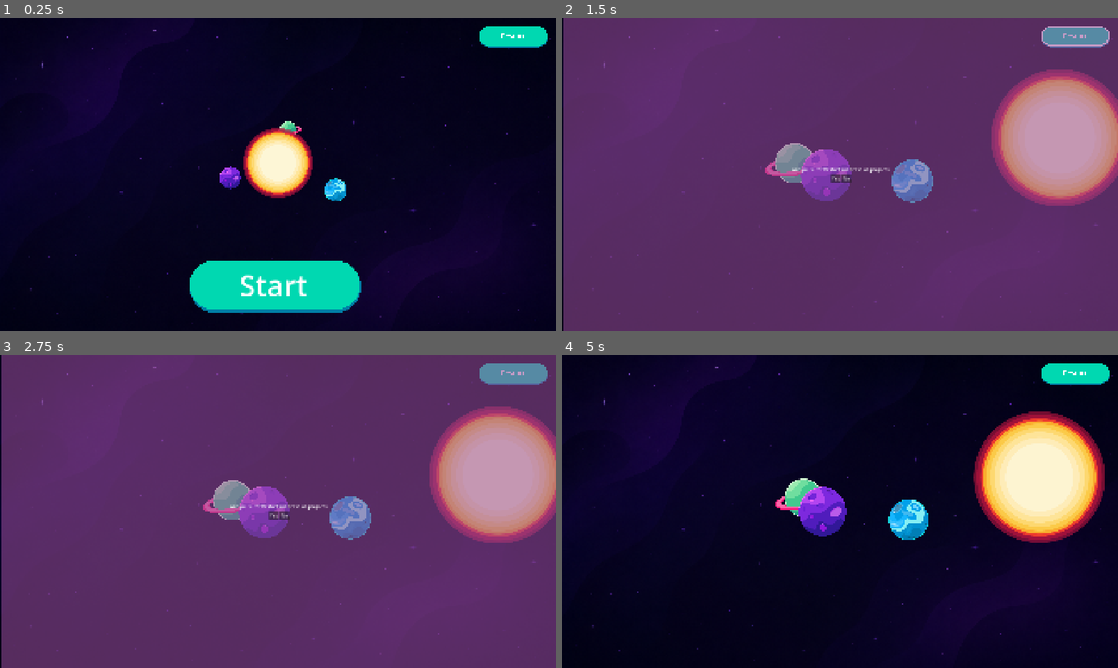
Above: before the commit, frames 1-4 (two rows, left to right).
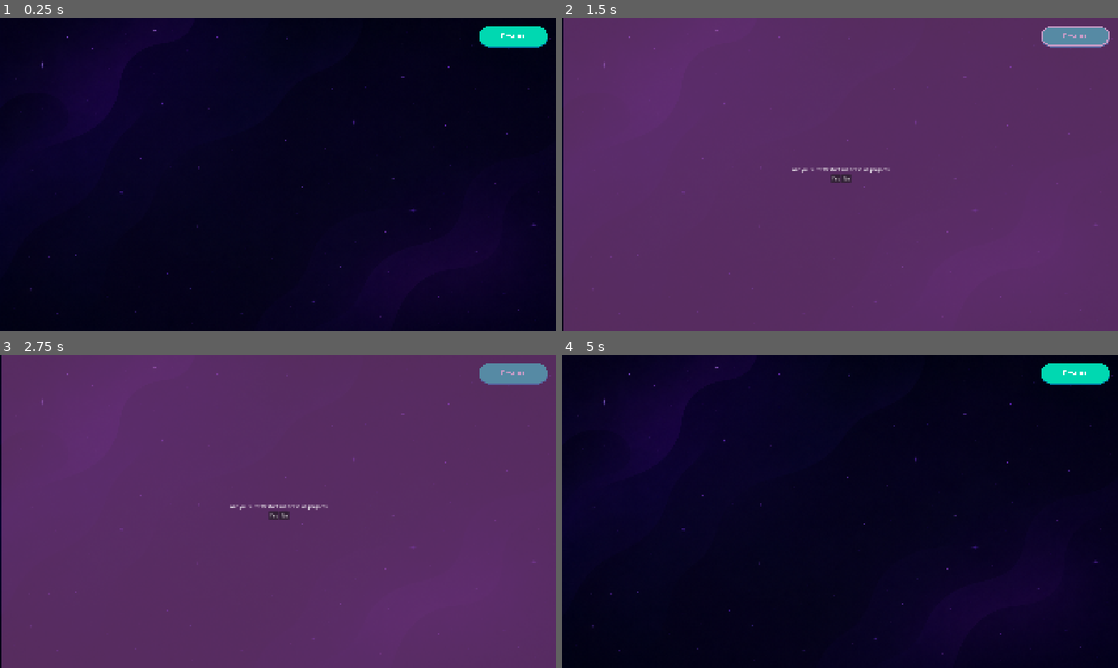
Above: after the commit, the same moments.

Repository: DanilLvov/GamificationTool
Game: Godot game, scene res://Scenes/Menu.tscn
The game is run twice, just before and just after one commit, with the same random seed, the same clock (stepped at 60 frames per second) and the same inputs.
Inputs (mouse positions are in pixels of both pictures, inside the frame that each line leads up to):
- Up to frame 1 (0.25 s): no input
- Up to frame 2 (1.5 s): click (840, 287) at 0.52 s; click "Restart" at 1.25 s
- Up to frame 3 (2.75 s): click "Restart" at 2 s
- Up to frame 4 (5 s): click "Restart" at 2.75 s; click "Yes" at 3.5 s; click (840, 624) at 4.27 s

The runs differ from the first frame. In frame 1, 7.6% of the frame differs, in the area x 34-65%, y 32-95%; in frame 2, 11%, in the area x 36-100%, y 16-60%; in frame 3, 11%; in frame 4, 10%.
Error after the commit: Parse Error: Static function "create_code_snippet()" not found in base "UIFactory". (res://Scripts/minigame_controller.gd:569)

Commit message:
Code Snippet: added Code Snippet creation and usage

Diff:
--- /dev/null
+++ b/Database/minigames.json
@@ -0,0 +1,144 @@
+{
+	  "0": {
+		"name": "StartMenu",
+		"state": "START",
+		"next_scene": 1
+	  },
+	  "1": {
+		"name": "SpecializationChoice",
+		"state": "SPECIALIZATION_CHOICE",
+		"next_scene": 2
+	  },
+	  "2": {
+		"name": "Intro",
+		"state": "CUTSCENE",
+		"cutscene_id": 0,
+		"next_scene": 3
+	  },
+	  "3": {
+		"name": "Mingame 1",
+		"state": "MINIGAME",
+		"next_scene": 4,
+		"next_scene_fail": 5
+	  },
+	  "4": {
+		"name": "Mingame 1 Success",
+		"state": "CUTSCENE",
+		"cutscene_id": 2,
+		"next_scene": 6
+	  },
+	  "5": {
+		"name": "Minigame 1 Fail",
+		"state": "CUTSCENE",
+		"cutscene_id": 3,
+		"next_scene": 6
+	  },
+	  "6": {
+		"name": "Next Minigame 1",
+		"state": "CUTSCENE",
+		"cutscene_id": 1,
+		"next_scene": 7
+	  },
+	  "7": {
+		"name": "Minigame 2",
+		"state": "MINIGAME",
+		"next_scene": 8,
+		"next_scene_fail": 9,
+		"next_scene_complete_fail": 1
+	  },
+	  "8": {
+		"name": "Mingame 2 Success",
+		"state": "CUTSCENE",
+		"cutscene_id": 0,
+		"next_scene": 10
+	  },
+	  "9": {
+		"name": "Minigame 2 Fail",
+		"state": "CUTSCENE",
+		"cutscene_id": 0,
+		"next_scene": 10
+	  },
+	  "10": {
+		"name": "Next Minigame 2",
+		"state": "CUTSCENE",
+		"cutscene_id": 0,
+		"next_scene": 11
+	  },
+	  "11": {
+		"name": "Minigame 3",
+		"state": "MINIGAME",
+		"next_scene": 12,
+		"next_scene_fail": 13
+	  },
+	  "12": {
+		"name": "Minigame 3 Success",
+		"state": "CUTSCENE",
+		"cutscene_id": 0,
+		"next_scene": 14
+	  },
+	  "13": {
+		"name": "Minigame 3 Fail",
+		"state": "CUTSCENE",
+		"cutscene_id": 0,
+		"next_scene": 14
+	  },
+	  "14": {
+		"name": "Next Minigame 3",
+		"state": "CUTSCENE",
+		"cutscene_id": 0,
+		"next_scene": 15
+	  },
+	  "15": {
+		"name": "Minigame 4",
+		"state": "MINIGAME",
+		"next_scene": 16,
+		"next_scene_fail": 17
+	  },
+	  "16": {
+		"name": "Minigame 4 Success",
+		"state": "CUTSCENE",
+		"cutscene_id": 0,
+		"next_scene": 18
+	  },
+	  "17": {
+		"name": "Minigame 4 Fail",
+		"state": "CUTSCENE",
+		"cutscene_id": 0,
+		"next_scene": 18
+	  },
+	  "18": {
+		"name": "Next Minigame 4",
+		"state": "CUTSCENE",
+		"cutscene_id": 0,
+		"next_scene": 19
+	  },
+	  "19": {
+		"name": "Mingame 5",
+		"state": "MINIGAME",
+		"next_scene": 20,
+		"next_scene_fail": 21
+	  },
+	  "20": {
+		"name": "Mingame 5 Success",
+		"state": "CUTSCENE",
+		"cutscene_id": 0,
+		"next_scene": 22
+	  },
+	  "21": {
+		"name": "Mingame 5 Fail",
+		"state": "CUTSCENE",
+		"cutscene_id": 0,
+		"next_scene": 22
+	  },
+	  "22": {
+		"name": "End Cutscene",
+		"state": "CUTSCENE",
+		"cutscene_id": 0,
+		"next_scene": 23
+	  },
+	  "23": {
+		"name": "End",
+		"state": "END",
+		"next_scene": 0
+	  }
+}
--- a/Scripts/minigame_controller.gd
+++ b/Scripts/minigame_controller.gd
@@ -25,8 +25,8 @@
 				"question_type": minigame_type.SINGLECHOICE,
 				"job": "SOFTWAREENTWICKLUNG",
 				"extra_content": {
-					"text": "Ein Paar total unwichtige aenderungen",
-					"content_type": content_type.NORMAL_QUESTION,
+					"text": "function getUser(id) {\n\t// TODO: Fehlerbehandlung fehlt noch\n\tconst user = db.findUser(id);\n\n\tif (user) {\n\t\tuser.lastLogin = new Date();\n\t\tdb.save(user);\n\t}\n\n\treturn user;\n}",
+					"content_type": content_type.CODE_SNIPPET,
 				},
 				"answers_amount": 4,
 				"answers": {
@@ -475,6 +475,7 @@
 			# container.get("footer").add_child(hBox)
 			# hBox.add_child(confirm)
 			# when confirm is pressed check for selected buttons if they match our answer if yes, call _answer_correct
+
 			pass
 		minigame_type.DRAG_AND_DROP:
 			for answer_key in question.get("answers"):
@@ -565,7 +566,7 @@
 		content_type.NORMAL_QUESTION:
 			return UIFactory.create_label(content.get("text"))
 		content_type.CODE_SNIPPET:
-			# TODO: add creation of different content types
+			return UIFactory.create_code_snippet(content.get("text"))
 			return {}
 		_:
 			return {}
